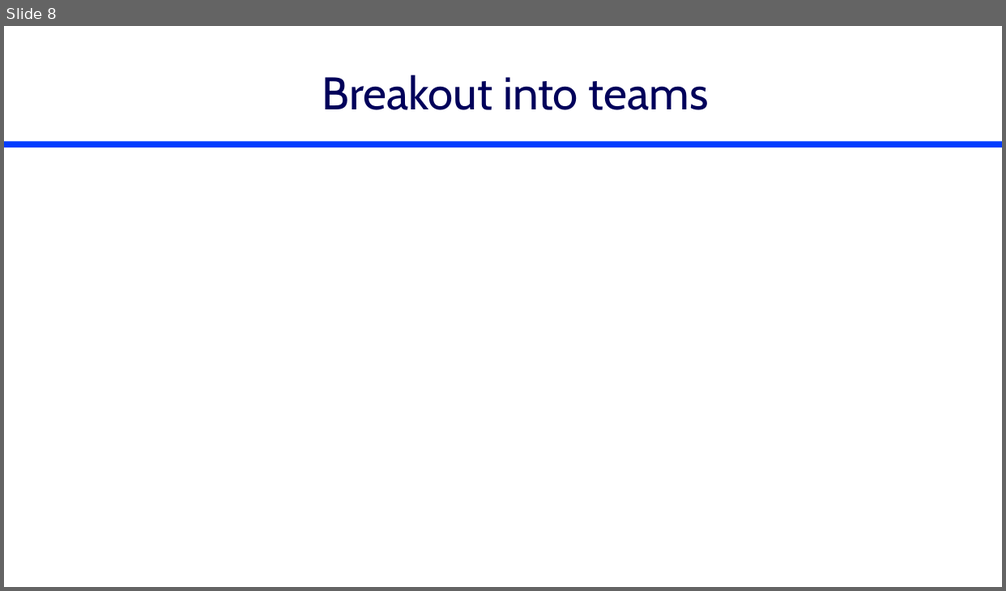
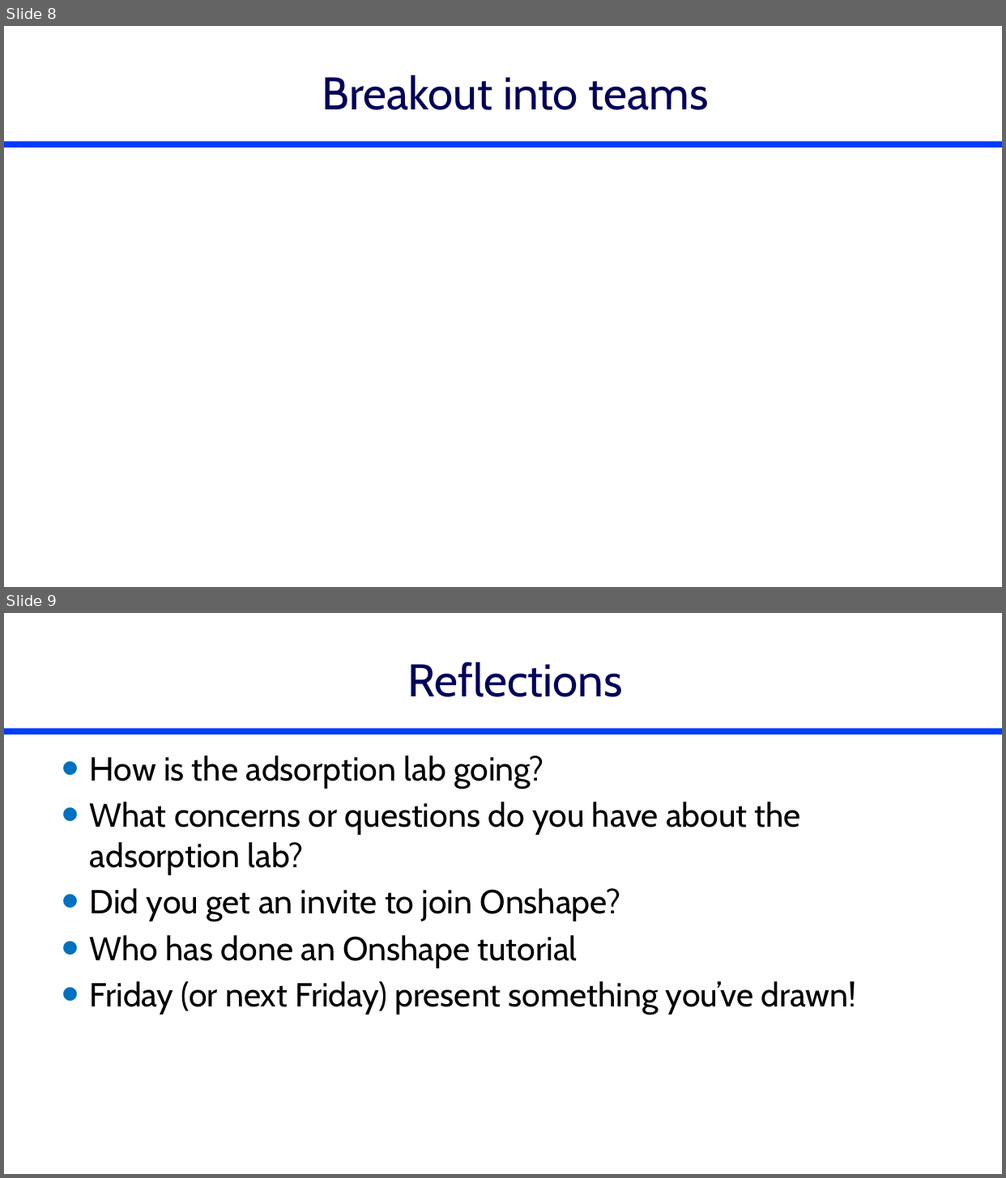
Before and after one commit to monroews/CEE4530, a slide deck: website/pptx/Online_Intro.pptx. Shown one above the other, each under a label of ours: slide 8 before the commit, slides 8 and 9 after it. The pictures are 1006x591 and 1006x1178 pixels, drawn with LibreOffice and Linux fonts; fonts in the diff are those of the drawing. Boxes give left, top, right and bottom in pixels: in the first picture for what was removed or moved away, otherwise in the second. Text is boxed around its words. In the diff, an @@ line names an element or a change of style, - is before the commit and + after.

```diff
--- a/website/pptx/Online_Intro.pptx
+++ b/website/pptx/Online_Intro.pptx
@@ slide 9 added at bbox=[4, 613, 1002, 1174], background #FFFFFF; not listed: 1 template element that a slide beside it also shows @@
@@ title added at bbox=[408, 662, 623, 697], 44 pt, text #00005A @@
+Reflections
@@ text added at bbox=[89, 756, 856, 1015], 32 pt, text #000000 @@
+• How is the adsorption lab going?
+• What concerns or questions do you have about the adsorption lab?
+• Did you get an invite to join Onshape?
+• Who has done an Onshape tutorial
+• Friday (or next Friday) present something you’ve drawn!
```
Also in this commit, not shown: 1 other slide added, 1 other file.
